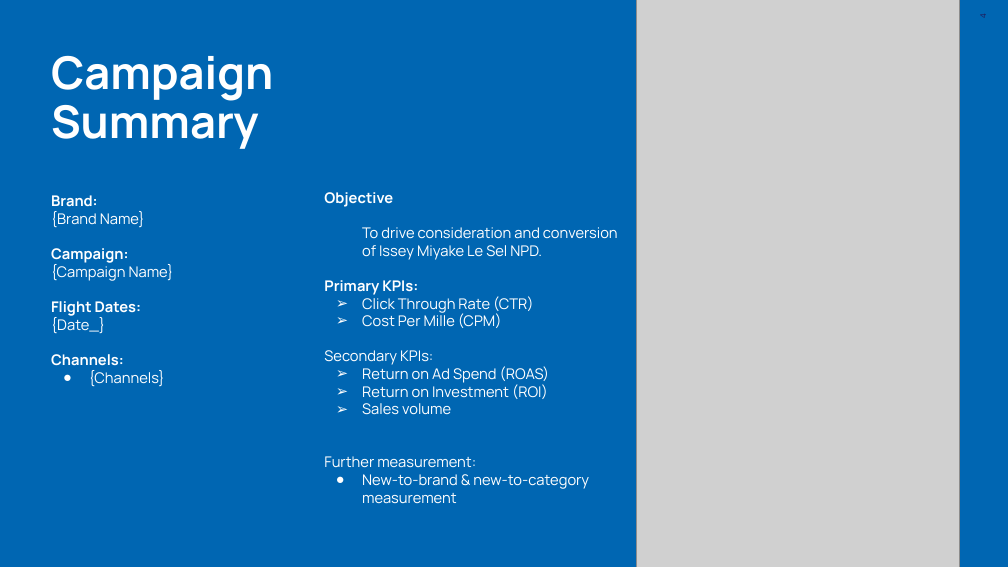
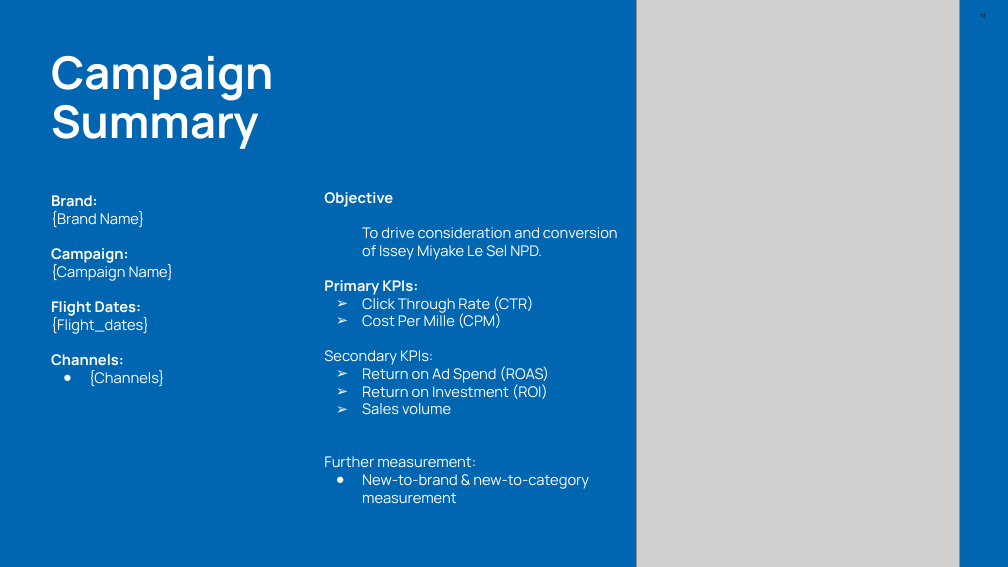
Before and after one commit to Funtoadeyemi-smg/PCR_V2, a slide deck: slide 4 of automation_template_v3.pptx. Drawn at 1008x567 pixels with LibreOffice and Linux fonts; fonts in the diff are those of the drawing; grey boxes stand for pictures. Boxes give left, top, right and bottom in pixels: in the first picture for what was removed or moved away, otherwise in the second. Text is boxed around its words. In the diff, an @@ line names an element or a change of style, - is before the commit and + after.

```diff
--- a/automation_template_v3.pptx
+++ b/automation_template_v3.pptx
@@ text at [51,317,149,334]: text changed @@
-{Date_}
+{Flight_dates}
```
Also in this commit, not shown: 3 other files.
